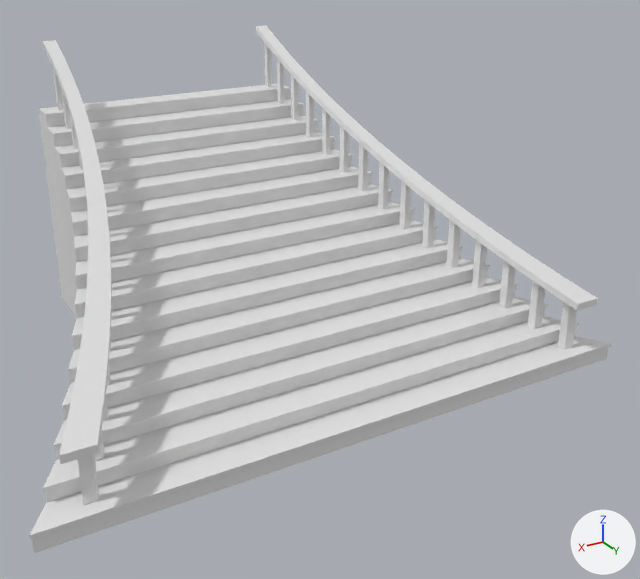
Two versions of the FBX model Project3Demo/Assets/Resources/Meshes/Environment/Stairs_BallroomFront.FBX, one commit apart.
Before and after are seen from a 50 mm camera at (3.18, 13.37, 5.76) aimed at (-2.53, 3.86, 1.01). The axes (+X, +Y, +Z) are drawn at lower right. The lights are the same throughout. Where no turn or scale is listed for an object, it has been applied to the vertices.
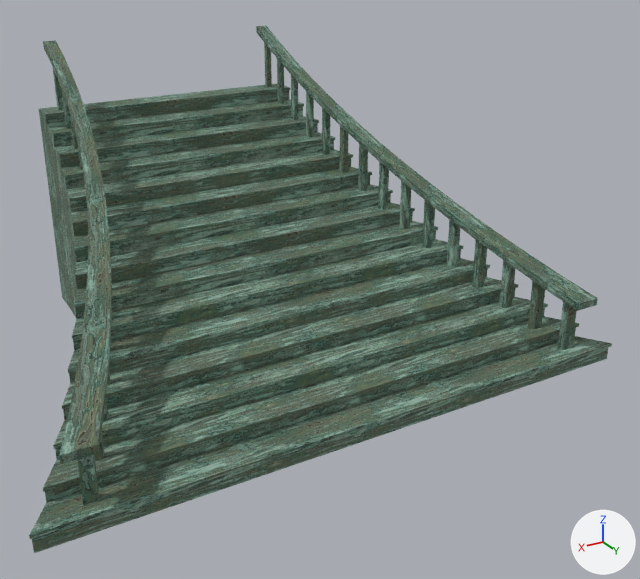
The change, as a diff of the scene's bpy script:
```diff
--- a/Project3Demo/Assets/Resources/Meshes/Environment/Stairs_BallroomFront.FBX.py
+++ b/Project3Demo/Assets/Resources/Meshes/Environment/Stairs_BallroomFront.FBX.py
@@ img_wood_basecolor_tga @@
+img_wood_basecolor_tga = load_image('Wood_basecolor.tga', '../../Textures/Environment/Wood_basecolor.tga', 1024, 1024, 'sRGB')
@@ mat_01___default_003 @@
+mat_01___default_003 = principled_material('01 - Default.003')
+mat_01___default_003.texture = img_wood_basecolor_tga
+mat_01___default_003.roughness = 0.859
@@ me_mesh @@
 me_mesh.from_pydata(...)  # 790 vertices, 662 faces; spans x -5.92..2.02, y 0.0..6.03, z 0.0..4.0
+me_mesh.materials.append(mat_01___default_003)  # picture img_wood_basecolor_tga
```

Location of each change, [x1, y1, x2, y2] in pixels of the pictures (640 x 579 px):
'Box009', recoloured (white to green)
    both: [29, 26, 612, 553]
